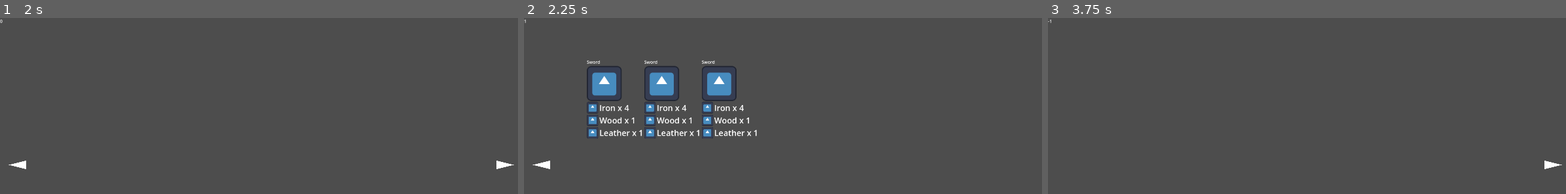
Above: before the commit, frames 1-3 (left to right).
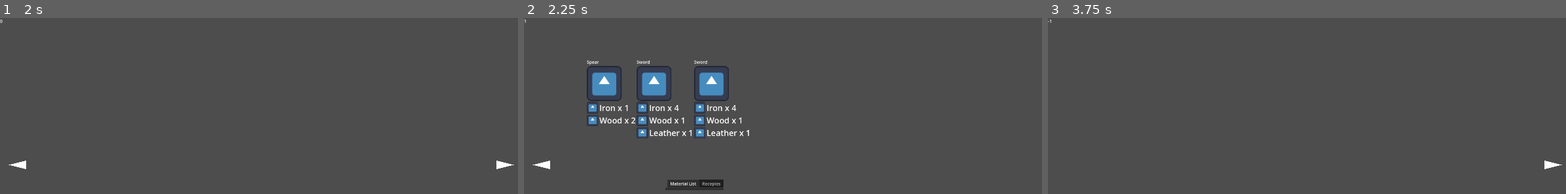
Above: after the commit, the same moments.

Repository: skeeeth/CAVE-GMTK-JAM-23
Game: Godot game, scene res://world.tscn
The game is run twice, just before and just after one commit, with the same random seed, the same clock (stepped at 60 frames per second) and the same inputs. The engine's default icon, where the game draws it, is replaced by a stand-in: a white triangle on a blue panel in a dark square.
Inputs (mouse positions are in pixels of both pictures, inside the frame that each line leads up to):
- Up to frame 1 (2 s): click (15, 164) at 0.5 s; click (507, 164) at 1.25 s
- Up to frame 2 (2.25 s): click (1031, 164) at 2 s
- Up to frame 3 (3.75 s): click (1063, 164) at 2.75 s; click (1063, 164) at 3.5 s

Frame 1 is identical in both runs. In frame 2, 3.9% of the frame differs, in the area x 12-45%, y 24-98%; in frame 3, nothing differs.

Commit message:
Item Dismantling into inventory

Diff:
--- a/Src/AutoLoads/Components.gd
+++ b/Src/AutoLoads/Components.gd
@@ -1,13 +1,11 @@
 extends Node
-
+signal new_material_obtained(material)
+signal inventory_updated
 var inventory:Dictionary = {
-	"Nails": 0,
-	"Wood": 0,
 }
 # Called when the node enters the scene tree for the first time.
 func _ready():
 	pass # Replace with function body.
-
 
 # Called every frame. 'delta' is the elapsed time since the previous frame.
 #func _process(delta):
--- a/Src/Item/ItemList/itemConstants.gd
+++ b/Src/AutoLoads/ItemConstants.gd
@@ -1,6 +1,6 @@
 extends Node
 
-var items = {
+var scrap = {
 	"Sample":{
 		"weight": 0,
 		"img": preload("res://Assets/icon.svg"), #SAMPLE
--- /dev/null
+++ b/Src/BottomTabs/Material Inventory/Material Inventory.gd
@@ -0,0 +1,24 @@
+extends VBoxContainer
+
+var componentIconScene = preload("res://Src/Item/MaterialIcon/material_icon.tscn")
+# Called when the node enters the scene tree for the first time.
+func _ready():
+	Components.new_material_obtained.connect(on_new_material_obtained)
+	Components.inventory_updated.connect(on_inventory_updated)
+	pass # Replace with function body.
+
+
+# Called every frame. 'delta' is the elapsed time since the previous frame.
+func _process(delta):
+	pass
+
+func on_new_material_obtained(mat):
+	var newIcon = componentIconScene.instantiate()
+	newIcon.type = mat;
+	newIcon.value = Components.inventory[mat]
+
+	add_child(newIcon);
+
+func on_inventory_updated():
+	for item in get_children():
+		item.value = Components.inventory[item.type]
--- /dev/null
+++ b/Src/BottomTabs/bottom_tabs.tscn
@@ -0,0 +1,17 @@
+[gd_scene load_steps=2 format=3 uid="uid://d1qsdgjo2qx1"]
+
+[ext_resource type="Script" path="res://Src/BottomTabs/Material Inventory/Material Inventory.gd" id="1_hmsug"]
+
+[node name="BottomTabs" type="TabContainer"]
+offset_right = 40.0
+offset_bottom = 40.0
+clip_tabs = false
+use_hidden_tabs_for_min_size = true
+
+[node name="Material List" type="VBoxContainer" parent="."]
+layout_mode = 2
+script = ExtResource("1_hmsug")
+
+[node name="Recepies" type="VBoxContainer" parent="."]
+visible = false
+layout_mode = 2
--- a/Src/Item/Item.gd
+++ b/Src/Item/Item.gd
@@ -28,9 +28,15 @@
 	for item in components:
 		if Components.inventory.has(item):
 			Components.inventory[item] += components[item];
+			Components.emit_signal("inventory_updated")
 		else:
 			Components.inventory[item] = components[item];
+			Components.emit_signal("new_material_obtained",item)
+	queue_free();
 
-#TEMP
-#func _unhandled_input(event):
-#	dissassemble();
+
+
+func _gui_input(event):
+	if event is InputEventMouseButton:
+		if event.button_index == MOUSE_BUTTON_LEFT and event.pressed:
+			dissassemble()
--- a/Src/Item/ItemList/ItemList.gd
+++ b/Src/Item/ItemList/ItemList.gd
@@ -1,7 +1,6 @@
 extends HBoxContainer
 
 var itemScene = preload("res://Src/Item/Item.tscn")
-@onready var list = $List
 @onready var timer = $Timer
 @export var interval:float = 5.5;
 var itemProbablityList = []
@@ -9,8 +8,8 @@
 # Called when the node enters the scene tree for the first time.
 func _ready():
 	timer.wait_time = interval
-	for itemName in list.items:
-		totalWeight+= list.items[itemName]["weight"]
+	for itemName in Items.scrap:
+		totalWeight+= Items.scrap[itemName]["weight"]
 		itemProbablityList.append([totalWeight,itemName])
 	reroll()
 	pass # Replace with function body.
@@ -26,7 +25,7 @@
 		if i is Item:
 			i.queue_free();
 	for i in range(0,3):
-		var roll = randi_range(0,totalWeight);
+		var roll = randi_range(1,totalWeight);
 		var j = 0
 		while roll>itemProbablityList[j][0]:
 			j+=1;
@@ -38,8 +37,8 @@
 
 func add_Item(key):
 	var newItem:Item = itemScene.instantiate()
-	newItem.components = list.items[key]["materials"]
-	newItem.image = list.items[key]["img"]
+	newItem.components = Items.scrap[key]["materials"]
+	newItem.image = Items.scrap[key]["img"]
 	newItem.itemName = key
 	add_child(newItem);
 
--- a/Src/Item/ItemList/ItemList.tscn
+++ b/Src/Item/ItemList/ItemList.tscn
@@ -1,16 +1,12 @@
-[gd_scene load_steps=3 format=3 uid="uid://ch3mw8sc6gufi"]
+[gd_scene load_steps=2 format=3 uid="uid://ch3mw8sc6gufi"]
 
 [ext_resource type="Script" path="res://Src/Item/ItemList/ItemList.gd" id="1_xqh3b"]
-[ext_resource type="Script" path="res://Src/Item/ItemList/itemConstants.gd" id="2_88gi8"]
 
 [node name="ItemList" type="HBoxContainer"]
 offset_right = 40.0
 offset_bottom = 40.0
 script = ExtResource("1_xqh3b")
 
-[node name="List" type="Node" parent="."]
-script = ExtResource("2_88gi8")
-
 [node name="Timer" type="Timer" parent="."]
 autostart = true
 
--- a/Src/Item/MaterialIcon/material_icon.gd
+++ b/Src/Item/MaterialIcon/material_icon.gd
@@ -3,7 +3,14 @@
 @onready var label = $Label
 @onready var texture_rect = $TextureRect
 var type:String
-var value:float = 64;
+var value:float:
+	set(newValue):
+		value = newValue
+		if label != null:
+			label.text = type + " x " + str(value)
+	get:
+		return value
+
 
 # Called when the node enters the scene tree for the first time.
 func _ready():
--- a/project.godot
+++ b/project.godot
@@ -19,6 +19,7 @@
 
 ScreenNavigation="*res://Src/AutoLoads/ScreenNavigation.gd"
 Components="*res://Src/AutoLoads/Components.gd"
+Items="*res://Src/AutoLoads/ItemConstants.gd"
 
 [display]
 
--- a/world.tscn
+++ b/world.tscn
@@ -1,9 +1,10 @@
-[gd_scene load_steps=5 format=3 uid="uid://2xj8cdkgte04"]
+[gd_scene load_steps=6 format=3 uid="uid://2xj8cdkgte04"]
 
 [ext_resource type="PackedScene" uid="uid://y0tpww234i5c" path="res://Src/Screen/screen.tscn" id="1_64rhy"]
 [ext_resource type="PackedScene" uid="uid://dv34kwfnj4lsj" path="res://Src/NavigationButton/navigation_button.tscn" id="2_lra1a"]
 [ext_resource type="Script" path="res://Src/cam.gd" id="2_up5ea"]
 [ext_resource type="PackedScene" uid="uid://ch3mw8sc6gufi" path="res://Src/Item/ItemList/ItemList.tscn" id="4_u3gdx"]
+[ext_resource type="PackedScene" uid="uid://d1qsdgjo2qx1" path="res://Src/BottomTabs/bottom_tabs.tscn" id="5_o31sv"]
 
 [node name="World" type="Node"]
 
@@ -61,3 +62,9 @@
 
 [node name="Camera2D" type="Camera2D" parent="."]
 script = ExtResource("2_up5ea")
+
+[node name="BottomTabs" parent="." instance=ExtResource("5_o31sv")]
+offset_left = 1479.0
+offset_top = 53.0
+offset_right = 1519.0
+offset_bottom = 93.0
